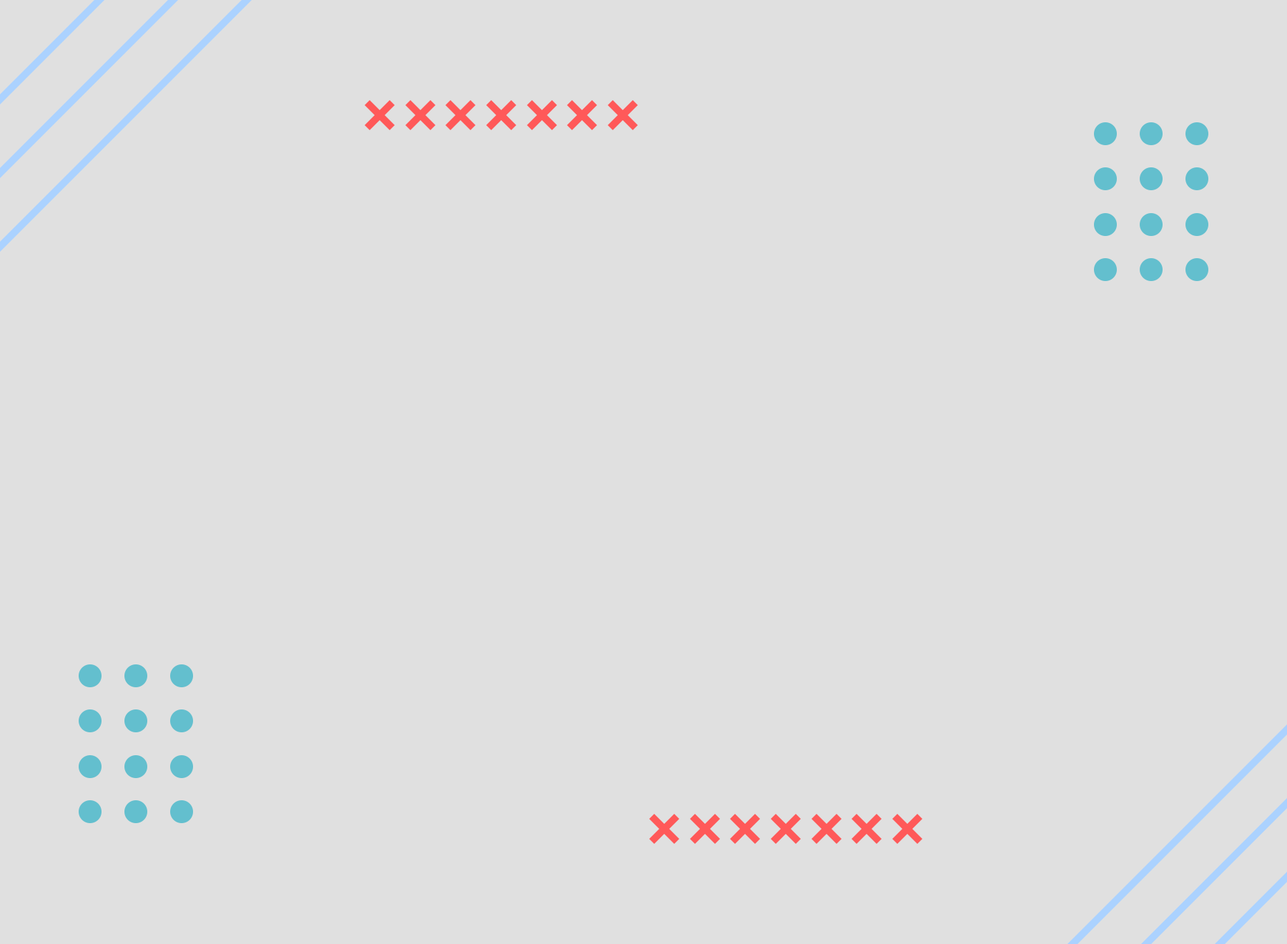
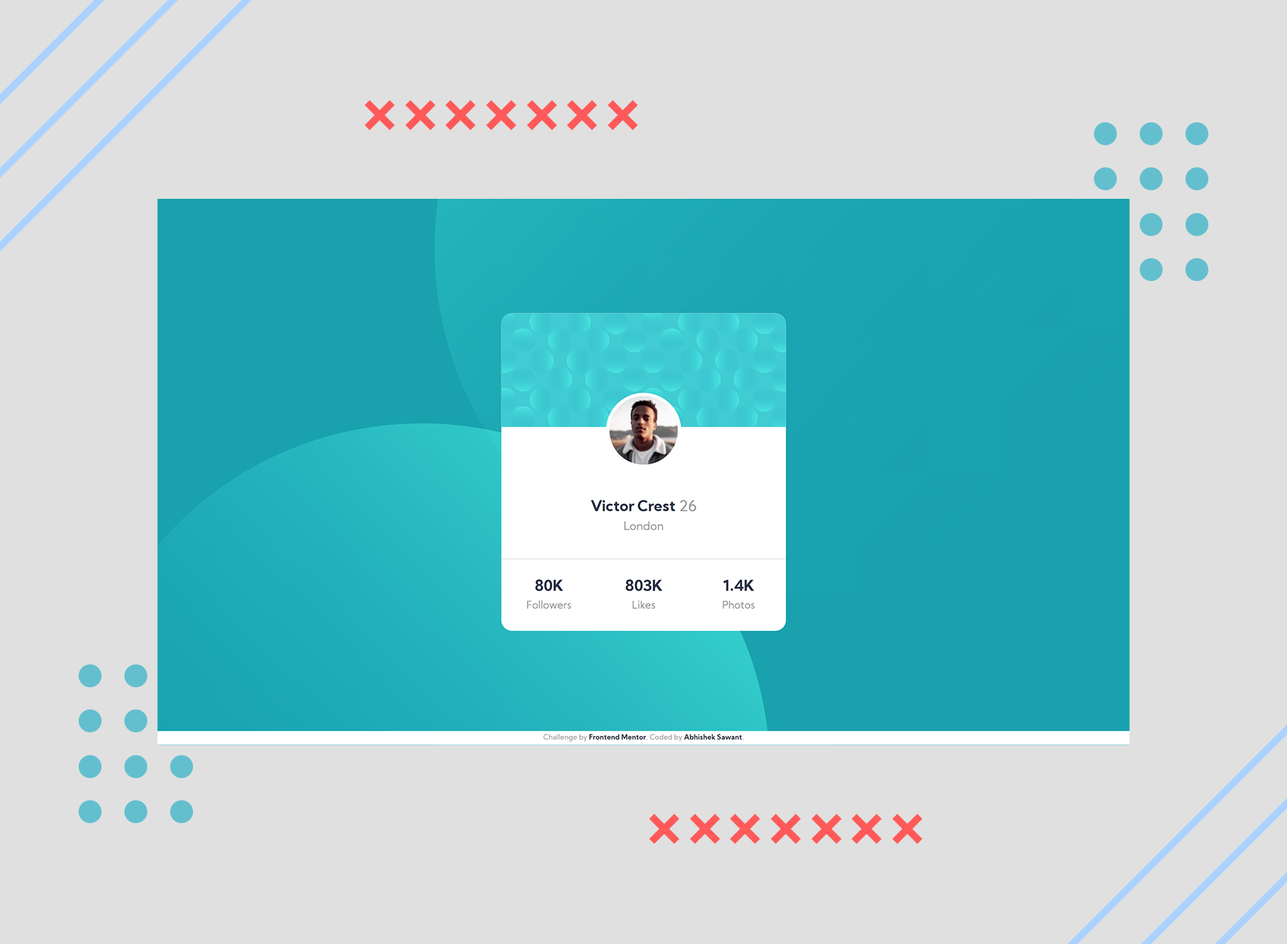
The second (1287, 944) image is a revision of the first. Changes to its layers:
added layer "008" above "Cross Bottom" over [157,198,1131,746]
